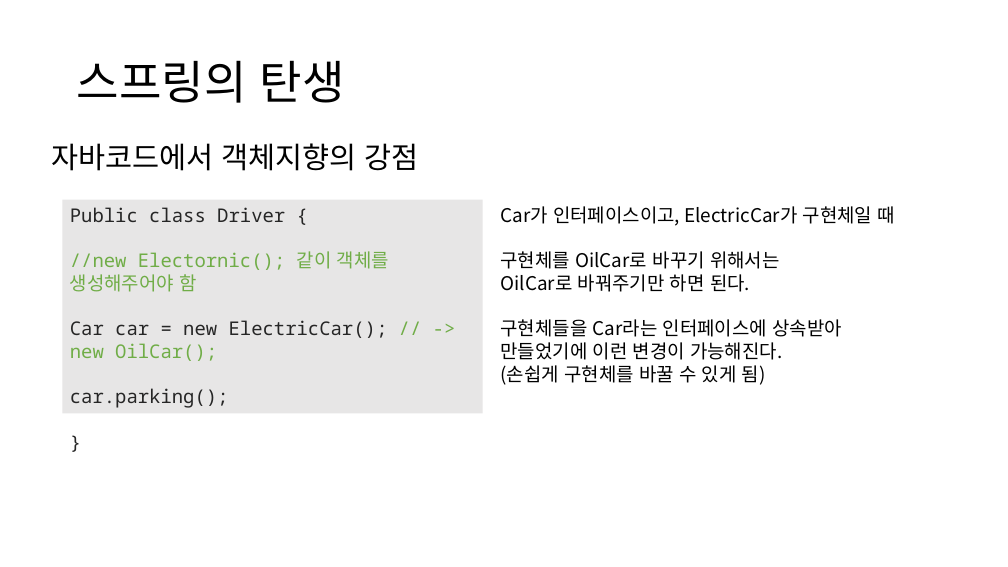
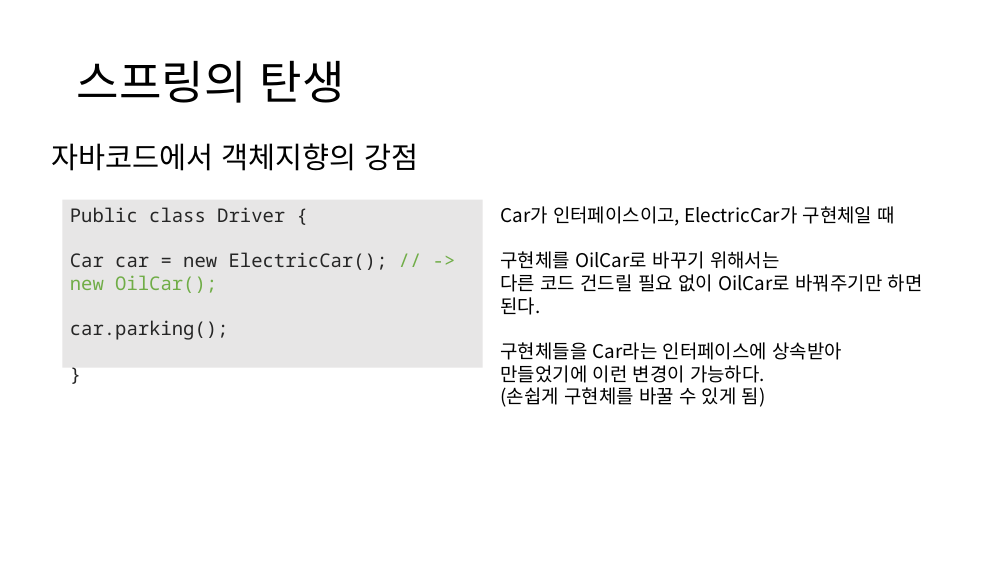
Before and after one commit to Jonghyun99/TIL, a slide deck: slide 3 of ppt/Spring, MVC패턴, MyBatis.pptx. Drawn at 1008x567 pixels with LibreOffice and Linux fonts; fonts in the diff are those of the drawing. Boxes give left, top, right and bottom in pixels: in the first picture for what was removed or moved away, otherwise in the second. Text is boxed around its words. In the diff, an @@ line names an element or a change of style, - is before the commit and + after.

```diff
--- a/ppt/Spring, MVC패턴, MyBatis.pptx
+++ b/ppt/Spring, MVC패턴, MyBatis.pptx
@@ rectangle "Public class Driver { Car ...": place and size @@
-rectangle "Public class Driver { Car ..." at [63, 200, 483, 414]
+rectangle "Public class Driver { Car ..." at [63, 200, 483, 368]
@@ text in rectangle at [70, 207, 388, 340]: text changed @@
-Public class Driver {
-//new Electornic(); 같이 객체를 생성해주어야 함
-Car car = new ElectricCar(); // -> new OilCar();
-car.parking();
+Public class Driver {
+Car car = new ElectricCar(); // -> new OilCar();
+car.parking();
@@ text at [500, 274, 923, 407]: text changed @@
-OilCar로 바꿔주기만 하면 된다.
-구현체들을 Car라는 인터페이스에 상속받아 만들었기에 이런 변경이 가능해진다.
-(손쉽게 구현체를 바꿀 수 있게 됨)
+다른 코드 건드릴 필요 없이 OilCar로 바꿔주기만 하면 된다.
+구현체들을 Car라는 인터페이스에 상속받아 만들었기에 이런 변경이 가능하다.
+(손쉽게 구현체를 바꿀 수 있게 됨)
```
Also in this commit, not shown: 4 other slides changed.
